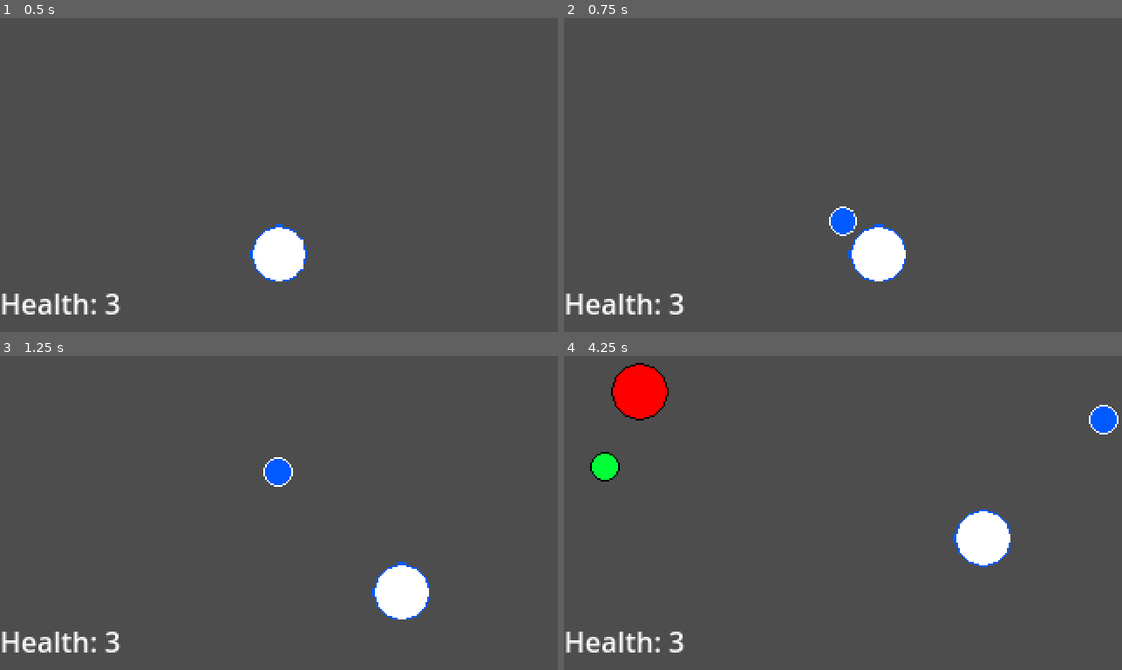
Above: before the commit, frames 1-4 (two rows, left to right).
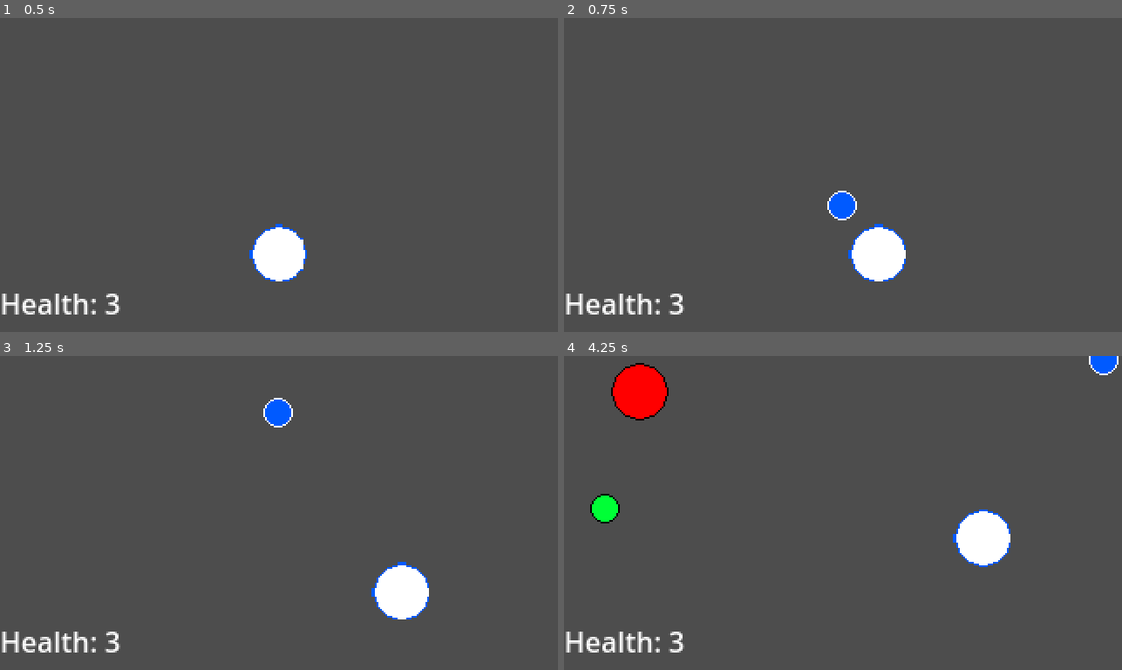
Above: after the commit, the same moments.

Repository: AsMurphy-student/simple-space-shooter
Game: Godot game, scene res://Scenes/Levels/main.tscn
Two runs of this game, one before a commit and one after it. Both use one fixed random seed, a clock stepped at 60 frames per second and the inputs below.
Inputs:
- Up to frame 1 (0.5 s): no input
- Up to frame 2 (0.75 s): tap Enter at 0.5 s; hold Right (move_right) from 0.53 s (still down); hold Space (fire) from 0.53 s (still down)
- Up to frame 3 (1.25 s): keep holding Right (move_right); keep holding Space (fire)
- Up to frame 4 (4.25 s): release Right (move_right) at 1.28 s; release Space (fire) at 1.28 s; hold Down (move_down) 1.28-2.03 s; tap Space (fire) at 1.35, 2.85 s; hold Right (move_right) 2.03-2.78 s; hold Space (fire) 2.03-2.78 s; hold Up (move_up) 2.78-3.53 s; hold Left (move_left) from 3.53 s (still down); hold Space (fire) from 3.53 s (still down)

Frame 1 is identical in both runs. In frame 2, 0.5% of the frame differs, in the area x 47-53%, y 55-70%; in frame 3, 0.8%; in frame 4, 1.4%, in the area x 4-100%, y 0-54%.

Commit message:
Updated bullet speeds

Diff:
--- a/shooter/Scenes/Objects/enemy_bullet.tscn
+++ b/shooter/Scenes/Objects/enemy_bullet.tscn
@@ -9,6 +9,7 @@
 [node name="EnemyBullet" type="Area2D"]
 collision_mask = 2
 script = ExtResource("1_vy528")
+speed = 150
 
 [node name="Sprite2D" type="Sprite2D" parent="."]
 texture = ExtResource("1_lixky")
--- a/shooter/Scenes/Objects/player_bullet.tscn
+++ b/shooter/Scenes/Objects/player_bullet.tscn
@@ -8,6 +8,7 @@
 
 [node name="PlayerBullet" type="Area2D"]
 script = ExtResource("1_u4vgq")
+speed = 150
 
 [node name="Sprite2D" type="Sprite2D" parent="."]
 texture = ExtResource("1_kiq58")
